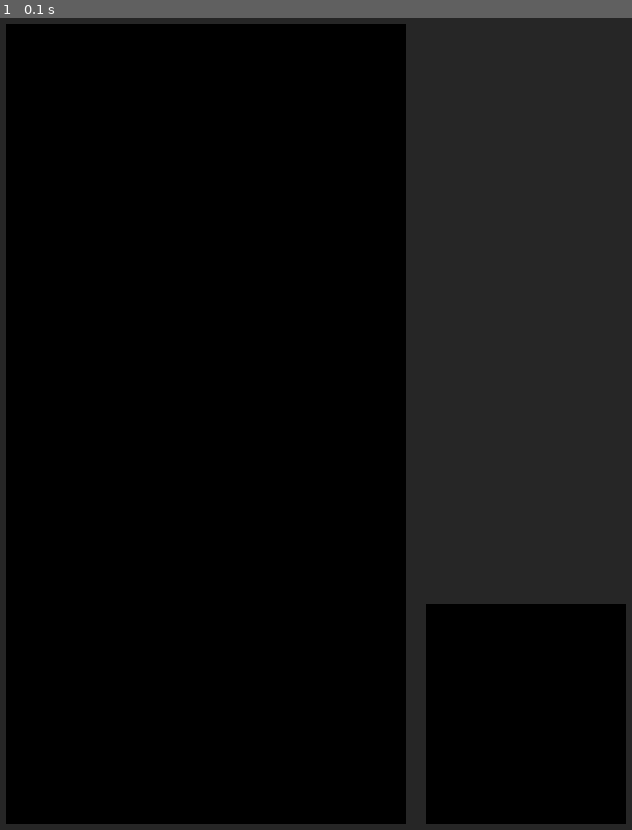
Above: before the commit, frame 1.
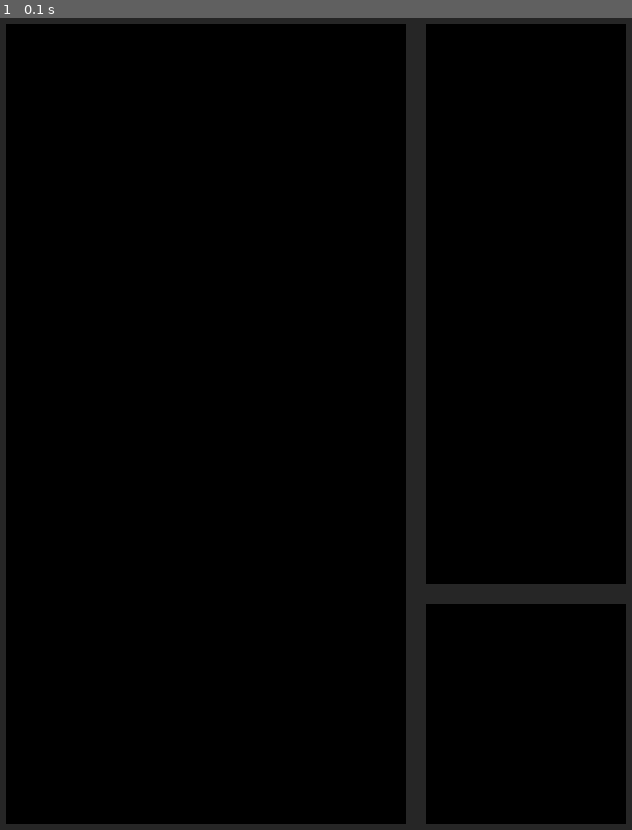
Above: after the commit, the same moment.

Repository: Whitebear0920/tetris_pygame
Game: pygame game, started from main.py
The game is run twice, just before and just after one commit, with the same random seed, the same clock (stepped at 60 frames per second) and the same inputs.
Inputs:
- Up to frame 1 (0.1 s): no input

The runs differ from the first frame. In frame 1, 22% of the frame differs, in the area x 67-100%, y 0-70%.

Commit message:
#2 全部做完

Diff:
--- a/main.py
+++ b/main.py
@@ -5,6 +5,7 @@
 from game import Game
 
 from score import Score
+from preview import Preview
 
 class Main:
     def __init__(self):
@@ -19,6 +20,7 @@
         self.game = Game()
 
         self.score  = Score()
+        self.preview = Preview()
 
     def run(self):
         while(True):
@@ -30,6 +32,7 @@
             self.Dispay_Surface.fill(Gray) #設定背景顏色
             self.game.run()
             self.score.run()
+            self.preview.run()
             #updatating the game
             pygame.display.update()
             self.clock.tick() #控制遊戲幀數
--- a/preview.py
+++ b/preview.py
@@ -1 +1,12 @@
-#shape of next piece
+#創建左上角的框
+
+from setting import*
+
+class Preview:
+    def __init__(self) -> None:
+        self.surface = pygame.Surface((SideBar_Width, Game_Height * Preview_Height_Fraction ))
+        self.rect = self.surface.get_rect(topright = (Window_Width - Padding, Padding))
+        self.display_surface = pygame.display.get_surface()
+
+    def run(self):
+        self.display_surface.blit(self.surface, self.rect)
--- a/score.py
+++ b/score.py
@@ -1,3 +1,4 @@
+# 創建右下角的分數框
 from setting import*
 
 class Score:
@@ -5,7 +6,6 @@
         self.surface = pygame.Surface((SideBar_Width, Game_Height * Score_Height_Fraction - Padding))
         self.rect = self.surface.get_rect(bottomright = (Window_Width - Padding, Window_Height - Padding))
         self.display_surface = pygame.display.get_surface()
-        print(self.rect)
 
     def run(self):
         self.display_surface.blit(self.surface, self.rect)
